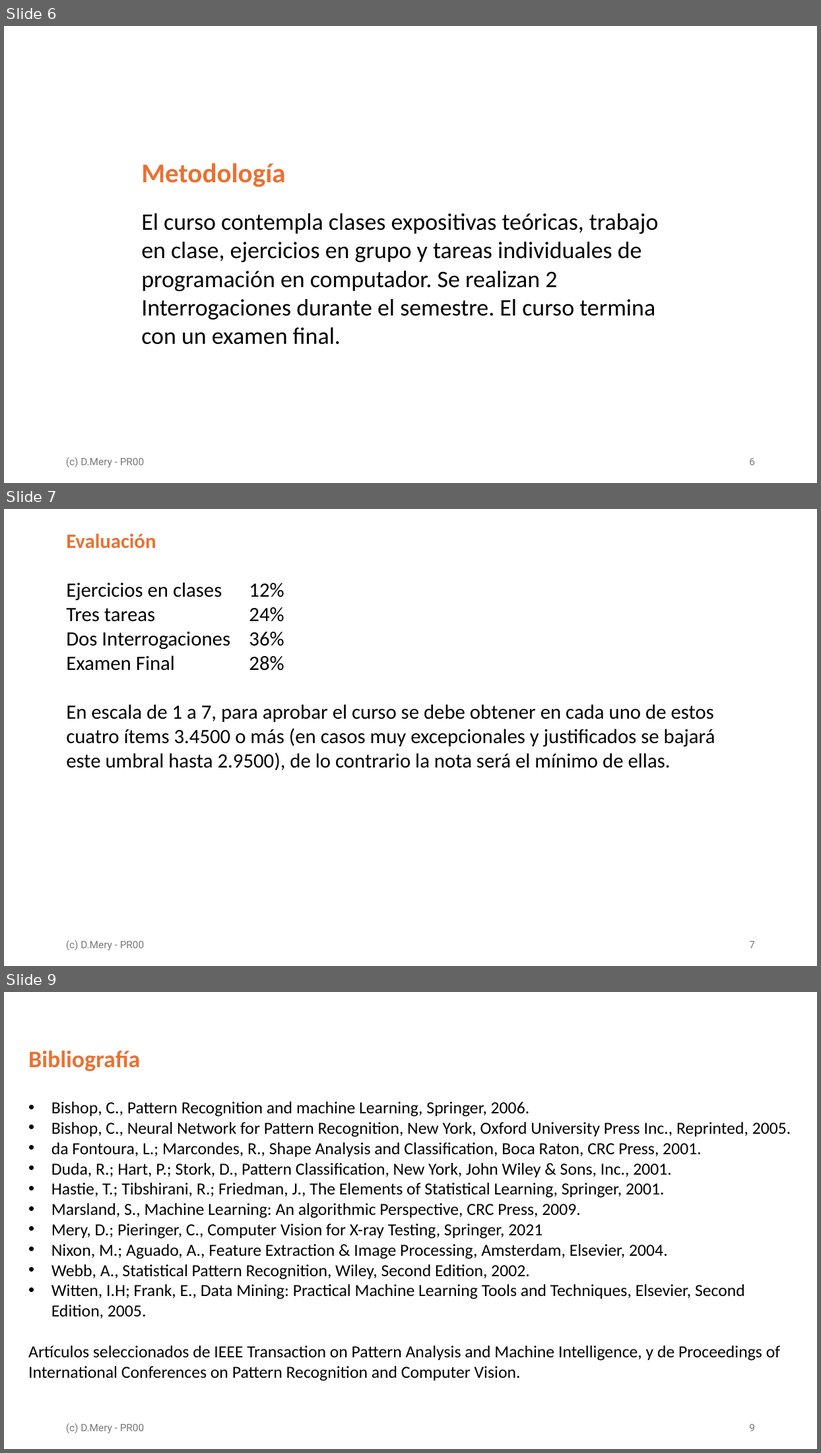
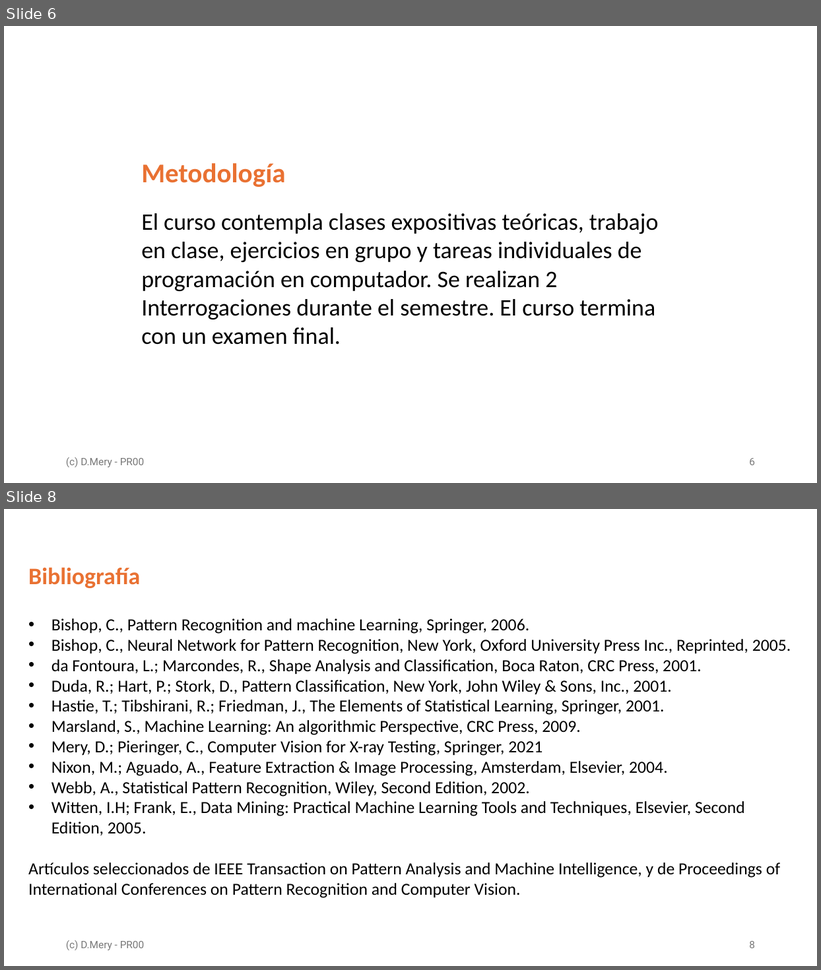
Before and after one commit to domingomery/pr, a slide deck: clases/PR00_Lineas_Generales/presentaciones/pptx/PR00_PresentacionCurso.pptx. Shown one above the other, each under a label of ours: slides 6, 7 and 9 before the commit, slides 6 and 8 after it; the slides between them are not shown. The pictures are 821x1453 and 821x970 pixels, drawn with LibreOffice and Linux fonts; fonts in the diff are those of the drawing. Boxes give left, top, right and bottom in pixels: in the first picture for what was removed or moved away, otherwise in the second. Text is boxed around its words. In the diff, an @@ line names an element or a change of style, - is before the commit and + after.

```diff
--- a/clases/PR00_Lineas_Generales/presentaciones/pptx/PR00_PresentacionCurso.pptx
+++ b/clases/PR00_Lineas_Generales/presentaciones/pptx/PR00_PresentacionCurso.pptx
@@ slide 7 removed at bbox=[4, 509, 817, 966], background #FFFFFF @@
@@ text removed at bbox=[66, 533, 715, 770] @@
-Evaluación
-Ejercicios en clases 12%
-Tres tareas 24%
-Dos Interrogaciones 36%
-Examen Final 28%
-En escala de 1 a 7, para aprobar el curso se debe obtener en cada uno de estos cuatro ítems 3.4500 o más (en casos muy excepcionales y justificados se bajará este umbral hasta 2.9500), de lo contrario la nota será el mínimo de ellas.
@@ text removed at bbox=[66, 941, 144, 951] @@
-(c) D.Mery - PR00
@@ page number removed at bbox=[749, 941, 755, 949] @@
-7
@@ what was slide 9 is now slide 8 @@
```
Also in this commit, not shown: 1 slide added, 16 other slides removed, 13 other files.
